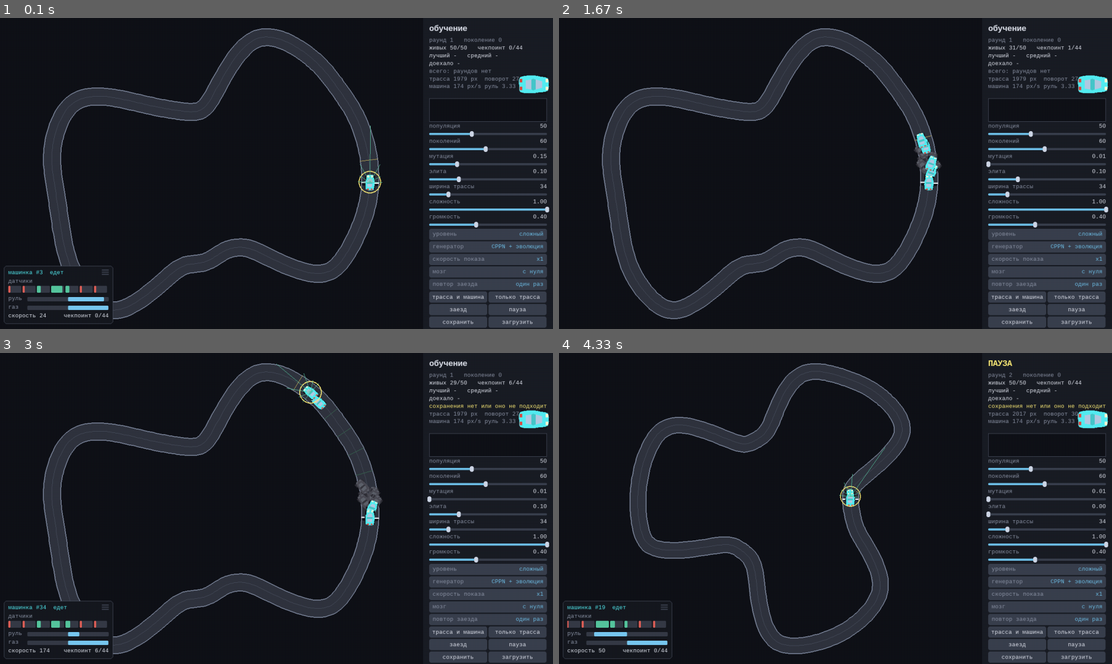
Above: before the commit, frames 1-4 (two rows, left to right).
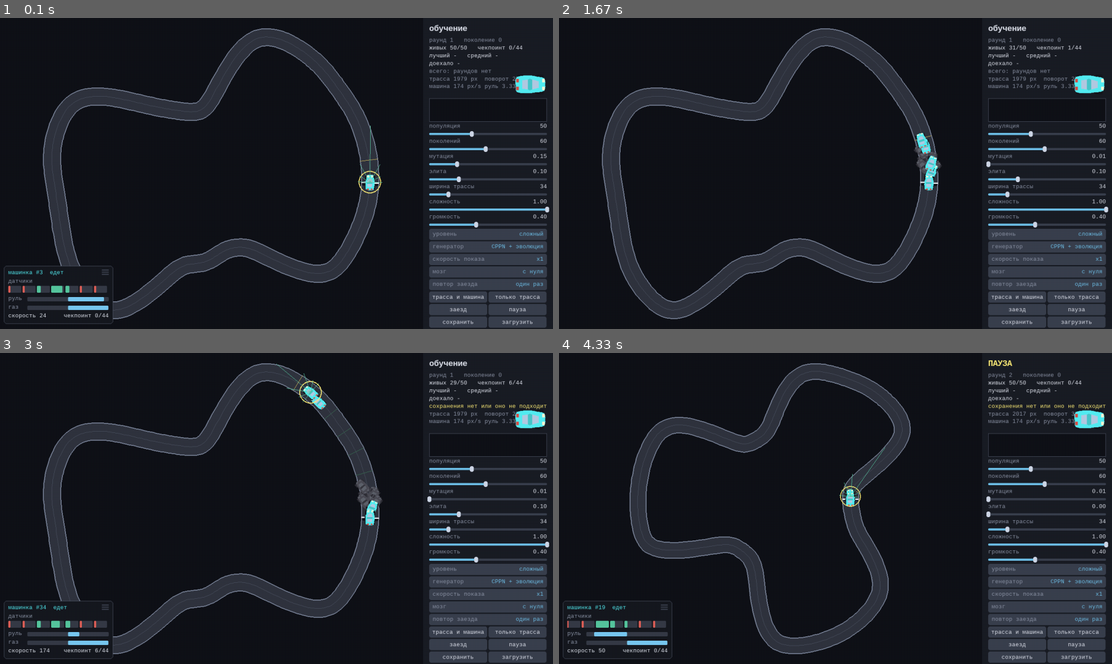
Above: after the commit, the same moments.

Repository: ALEXalesha/AiCar
Game: pygame game, started from main.py
Same seed, same stepped clock (60 frames per second), same inputs: the game is played once before the commit and once after it.
Inputs (mouse positions are in pixels of both pictures, inside the frame that each line leads up to):
- Up to frame 1 (0.1 s): no input
- Up to frame 2 (1.67 s): click (835, 173) at 0.38 s; tap Space at 0.67, 1.4 s; press the mouse at (1045, 161) at 1.03 s; move the mouse to (984, 145) at 1.13 s; release the mouse at (923, 129) at 1.27 s
- Up to frame 3 (3 s): tap Space at 1.7, 1.9 s; click "загрузить" at 2.22 s; press the mouse at (486, 570) at 2.53 s; move the mouse to (453, 524) at 2.63 s; release the mouse at (414, 480) at 2.77 s; click (331, 393) at 2.88 s
- Up to frame 4 (4.33 s): click (912, 480) at 3.22 s; press the mouse at (1045, 508) at 3.53 s; move the mouse to (973, 524) at 3.63 s; release the mouse at (896, 536) at 3.77 s; tap Space at 3.9, 4.2 s; tap T at 3.98 s

The runs differ from the first frame. In frame 1, 0.2% of the frame differs, in the area x 93-100%, y 18-25%; in frame 2, 0.2%; in frame 3, 0.2%; in frame 4, 0.2%.

Commit message:
Поле рисовалось на боковой панели
Замер покрытия показал, что весь слой отрисовки не вызывается ни одним
тестом и ни одним свойством: draw_track, draw_cars, draw_path, draw_rays,
draw_checkpoints, draw_car_badge, palette, nose_point, и в main.py
draw_field, draw_panel, draw_stats. Добавлено десять свойств для него.

Первая же находка: камера подгоняет трассу под кадр с отступом 24 px,
но размер машинки в отступ не заложен. На вытянутой трассе масштаб
доходит до 1.36, машинка длиной 37 занимает 50 px, и стоящая у внешней
стены выходит за кадр. Замер на 25 трассах: до 154 пикселей краски на
боковой панели. Игроку не видно только потому, что панель рисуется
после поля и закрашивает результат.

Исправлено обрезкой: draw_field ставит set_clip(view) на время
отрисовки. Трасса занимает столько же места, поле держится в своих
границах само, а не потому что кто-то рисует поверх.

Вторая, мелкая: значок машинки в панели стоял в 44 px от края, а
половина самой длинной машинки при масштабе 2.4 занимает 44.5 px.
Отступ поднят до 52 и вынесен в BADGE_INSET; граница посчитана из
объявленного потолка HALF_SIZE_MAX * sqrt(ASPECT_MAX), а не подобрана.

Два свойства пришлось переписать - падали из-за неверной границы, а не
из-за ошибки кода. Оба раза настоящая величина подменялась соседней,
которую легче взять: veh.width вместо контура (колёса выступают за него
на десятую), наибольшая координата вместо радиуса (поворот сохраняет
радиус, поэтому точка (9.2, 5.0) уезжает на 10.5).

Ещё три свойства оказались зелёными и пустыми, пока их не прогнали по
сломанной версии. Теперь так проверяется каждое новое.

267 тестов, 34 896 случайных проверок - чисто.

Co-Authored-By: Claude Opus 5 <noreply@anthropic.com>

Diff:
--- a/main.py
+++ b/main.py
@@ -43,6 +43,7 @@
 GEN_CPPN, GEN_MODEL = "CPPN + эволюция", "обученная модель"
 
 STATS_H = 172
+BADGE_INSET, BADGE_SCALE = 52, 2.4
 GRAPH_H = 54
 MESSAGE_FRAMES = 150
 
@@ -319,6 +320,7 @@
 
     def draw_field(self):
         self.camera.fit(self.track.lo, self.track.hi)
+        self.screen.set_clip(self.view)
 
         render.draw_track(self.screen, self.camera, self.track)
         render.draw_checkpoints(self.screen, self.camera, self.track, int(self.race.cp.max()))
@@ -332,6 +334,7 @@
             render.draw_rays(self.screen, self.camera, self.race.pos[watch["index"]],
                              self.race.angle[watch["index"]], watch["rays"] * cfg.RAY_MAX)
             render.draw_telemetry(self.screen, self.hud, self.font, self.car, watch)
+        self.screen.set_clip(None)
 
     def draw_stats(self):
         x = self.panel_rect.left + self.ui.pad
@@ -373,7 +376,8 @@
              render.TEXT_DIM, 17)
         line(f"машина {self.car.max_speed:.0f} px/s руль {self.car.max_steer:.2f}",
              render.TEXT_DIM, 17)
-        render.draw_car_badge(self.screen, self.car, (self.panel_rect.right - 44, y - 14), 2.4)
+        render.draw_car_badge(self.screen, self.car, (self.panel_rect.right - BADGE_INSET, y - 14),
+                              BADGE_SCALE)
 
     def draw_panel(self):
         pygame.draw.rect(self.screen, render.PANEL_BG, self.panel_rect)
--- a/stress.py
+++ b/stress.py
@@ -763,6 +763,235 @@
         assert np.array_equal(veh.stacked[start:end], poly)
 
 
+# ---------------------------------------------------------------- слой отрисовки
+
+def canvas(ground, w=cfg.WINDOW_W, h=cfg.WINDOW_H):
+    import pygame
+    pygame.init()
+    surf = pygame.Surface((w, h))
+    surf.fill(ground)
+    return surf
+
+
+def ink(surf, ground):
+    """Маска (ширина, высота): True там, где что-то нарисовали поверх фона."""
+    import pygame
+    return np.any(pygame.surfarray.array3d(surf) != np.array(ground), axis=2)
+
+
+def field_view():
+    import pygame
+    return pygame.Rect(0, 0, cfg.WINDOW_W - cfg.PANEL_W, cfg.WINDOW_H)
+
+
+def edge_positions(trk):
+    """Четыре точки на внешней стене, самые дальние по каждой оси."""
+    spots = []
+    for axis, sign in ((0, 1), (0, -1), (1, 1), (1, -1)):
+        k = int(np.argmax(sign * trk.center[:, axis]))
+        offset = np.zeros(2)
+        offset[axis] = sign * trk.half
+        spots.append(trk.center[k] + offset)
+    return np.array(spots)
+
+
+@check("отрисовка: поле не залезает на боковую панель", SLOW)
+def _(rng):
+    import render
+    # Через саму игру, а не через свою копию draw_field: проверять надо тот код,
+    # который выполняется, иначе пропадёт обрезка в main и никто не заметит.
+    game = the_game()
+    # Ставим машинки вплотную к правой границе поля. В настоящем заезде они туда
+    # не заедут, но проверяется не заезд, а сама защита: обрезка в draw_field.
+    # Без неё кузов пересекает границу и красит панель.
+    game.camera.fit(game.track.lo, game.track.hi)
+    edge = [game.camera.to_world((game.view.right - k, y))
+            for k in (2, 10, 20) for y in (100, game.view.centery, game.view.bottom - 100)]
+    game.race.pos[:len(edge)] = np.array(edge)
+    game.race.angle[:] = rng.uniform(-np.pi, np.pi, game.race.n)
+    game.race.alive[:] = rng.integers(0, 2, game.race.n).astype(bool)
+
+    game.screen.fill(render.BG)
+    game.draw_field()
+    assert not ink(game.screen, render.BG)[game.panel_rect.left:, :].any(), "краска на панели"
+
+
+@check("отрисовка: стены трассы помещаются в кадр", SLOW)
+def _(rng):
+    import render
+    trk, _ = small_world(rng)
+    view = field_view()
+    cam = render.Camera(view, trk.lo, trk.hi)
+    for wall in (trk.left, trk.right, trk.center):
+        pts = cam.to_screen(wall)
+        assert np.all(pts[:, 0] >= view.left) and np.all(pts[:, 0] <= view.right)
+        assert np.all(pts[:, 1] >= view.top) and np.all(pts[:, 1] <= view.bottom)
+
+
+@check("отрисовка: короткий путь не рисуется и не падает")
+def _(rng):
+    import render
+    view = field_view()
+    cam = render.Camera(view, np.array([-100.0, -100.0]), np.array([100.0, 100.0]))
+    surf = canvas(render.BG)
+    for points in ([], [[0.0, 0.0]], np.zeros((1, 2))):
+        render.draw_path(surf, cam, points, render.TEXT)
+    assert not ink(surf, render.BG).any(), "из одной точки нарисовалась линия"
+
+
+@check("отрисовка: путь из двух точек виден")
+def _(rng):
+    import render
+    view = field_view()
+    cam = render.Camera(view, np.array([-100.0, -100.0]), np.array([100.0, 100.0]))
+    surf = canvas(render.BG)
+    a, b = rng.uniform(-90.0, 90.0, (2, 2))
+    render.draw_path(surf, cam, np.stack([a, b]), render.TEXT)
+    if np.linalg.norm(a - b) * cam.scale >= 2.0:
+        assert ink(surf, render.BG).any(), "линия не нарисовалась"
+
+
+@check("палитра: цвета корректны, разбитая отличается от целой")
+def _(rng):
+    import render
+    veh = car.random_car(rng)
+    live, dead = render.palette(veh, False), render.palette(veh, True)
+    assert set(live) == set(dead) == set(veh.kinds) | set(live)
+    for colours in (live, dead):
+        for kind, colour in colours.items():
+            assert len(colour) == 3, kind
+            assert all(0 <= c <= 255 for c in colour), (kind, colour)
+    assert live != dead
+    assert live["body"] == tuple(veh.color) or list(live["body"]) == list(veh.color)
+
+
+@check("отрисовка: нос машинки впереди центра и внутри габарита")
+def _(rng):
+    import render
+    veh = car.random_car(rng)
+    nose = render.nose_point(veh)
+    finite(nose)
+    assert nose[0] > 0.0, "нос не впереди"
+    assert nose[0] <= veh.shape[:, 0].max() + 1e-9
+    assert abs(nose[1]) <= veh.width * 0.5 + 1e-9
+
+
+@check("отрисовка: значок машинки помещается в отведённое место")
+def _(rng):
+    import render
+    veh = car.random_car(rng)
+    scale = float(rng.uniform(1.5, 3.0))
+    at = (240, 120)
+    surf = canvas(render.PANEL_BG, 480, 240)
+    render.draw_car_badge(surf, veh, at, scale, float(rng.uniform(-np.pi, np.pi)))
+    mask = ink(surf, render.PANEL_BG)
+    assert mask.any(), "значок не нарисовался"
+    xs = np.argwhere(mask.any(axis=1)).ravel()
+    ys = np.argwhere(mask.any(axis=0)).ravel()
+    # Граница - наибольший радиус точки контура, а не наибольшая координата:
+    # поворот сохраняет радиус, поэтому угловая точка (9.2, 5.0) может уехать
+    # по одной оси на 10.5. И не veh.width - колёса выступают за него на десятую.
+    reach = float(np.linalg.norm(veh.stacked, axis=1).max()) * scale + 2.0
+    assert at[0] - reach <= xs.min() and xs.max() <= at[0] + reach
+    assert at[1] - reach <= ys.min() and ys.max() <= at[1] + reach
+
+
+GAME = None
+
+
+def the_game():
+    """Одна игра на весь прогон: сборка стоит секунды, а нам нужна только раскладка."""
+    global GAME
+    if GAME is None:
+        os.environ.setdefault("SDL_AUDIODRIVER", "dummy")
+        import main
+        GAME = main.Game(seed=0)
+    return GAME
+
+
+def shuffle_panel(game, rng):
+    """Подставить в панель случайные, в том числе непомерные, значения."""
+    import main
+    import train
+
+    game.rounds = int(rng.integers(0, 1000000))
+    game.gen = int(rng.integers(0, 100000))
+    game.paused = bool(rng.integers(0, 2))
+    game.state = str(rng.choice([main.TRAINING, main.SHOWCASE, main.DONE]))
+    game.totals = dict(stats.EMPTY, rounds=int(rng.integers(0, 1000000)),
+                       finished=int(rng.integers(0, 1000000)),
+                       best_time=float(rng.uniform(0.0, 100000.0)))
+    if rng.integers(0, 2):
+        game.history = [train.GenStats(gen=int(rng.integers(0, 100000)),
+                                       best=float(rng.uniform(0.0, 1e7)),
+                                       mean=float(rng.uniform(0.0, 1e7)),
+                                       alive=int(rng.integers(0, 200)),
+                                       finished=int(rng.integers(0, 200)),
+                                       best_cp=int(rng.integers(0, 200)),
+                                       steps=int(rng.integers(0, 100000)),
+                                       best_time=float(rng.uniform(0.0, 100000.0)))]
+    else:
+        game.history = []
+    game.message_left = int(rng.integers(0, 2)) * 10
+    game.message = "".join(rng.choice(list("абвгдеж жзийклмн 0123456789"),
+                                      int(rng.integers(0, 120))))
+
+
+@check("панель: статистика не выходит за панель и не задевает виджеты")
+def _(rng):
+    import render
+    game = the_game()
+    shuffle_panel(game, rng)
+
+    game.screen.fill(render.BG)
+    game.draw_stats()
+    mask = ink(game.screen, render.BG)
+    assert mask.any(), "статистика не нарисовалась"
+
+    xs = np.argwhere(mask.any(axis=1)).ravel()
+    ys = np.argwhere(mask.any(axis=0)).ravel()
+    # Вправо пиксели не проверяем: панель прижата к правому краю окна, поэтому
+    # переполнение обрезается самой поверхностью и в маске его не видно. Ширину
+    # текста стерегут свойства про fit_text, вылет значка - свойство ниже.
+    panel = game.panel_rect
+    assert panel.left <= xs.min(), f"вылезла влево: {xs.min()}"
+    assert panel.top <= ys.min(), f"вылезла вверх: {ys.min()}"
+
+    top_widget = min(w.rect.top for w in game.ui.widgets.values())
+    assert ys.max() < top_widget, f"налезла на виджеты: низ {ys.max()}, виджет с {top_widget}"
+
+
+@check("панель: значок машинки не упирается в край окна")
+def _(rng):
+    import main
+    # Считаем, а не смотрим на пиксели: за краем окна их просто нет.
+    # И не по случайной машинке, а по объявленному потолку размеров - до края
+    # достаёт примерно каждая сотая, случайная выборка ловила бы поломку изредка.
+    longest = car.HALF_SIZE_MAX * np.sqrt(car.ASPECT_MAX)
+    right = cfg.WINDOW_W - main.BADGE_INSET + longest * main.BADGE_SCALE
+    assert right < cfg.WINDOW_W, f"значок доходит до {right:.1f} при окне {cfg.WINDOW_W}"
+    # и заодно: настоящая машинка не длиннее объявленного потолка
+    veh = car.random_car(rng)
+    assert float(np.abs(veh.stacked[:, 0]).max()) <= longest + 1e-9
+
+
+@check("панель: виджеты не выходят за панель")
+def _(rng):
+    import render
+    game = the_game()
+    shuffle_panel(game, rng)
+
+    game.screen.fill(render.BG)
+    game.ui.widgets["graph"].draw(game.screen, game.history)
+    game.ui.draw(game.screen)
+    mask = ink(game.screen, render.BG)
+    xs = np.argwhere(mask.any(axis=1)).ravel()
+    ys = np.argwhere(mask.any(axis=0)).ravel()
+    panel = game.panel_rect
+    assert panel.left <= xs.min() and xs.max() < panel.right
+    assert panel.top <= ys.min() and ys.max() < panel.bottom
+
+
 # ---------------------------------------------------------------- прочее
 
 @check("трасса: сложность монотонно ослабляет требование к радиусу")
--- a/tests/test_game.py
+++ b/tests/test_game.py
@@ -149,3 +149,30 @@
     bar = g.ui.widgets["width"]
     for _, width, _ in main.LEVELS:
         assert bar.lo <= width <= bar.hi
+
+
+def field_ink_on_the_panel(g):
+    g.camera.fit(g.track.lo, g.track.hi)
+    edge = [g.camera.to_world((g.view.right - k, y)) for k in (2, 12) for y in (120, 600)]
+    g.race.pos[:len(edge)] = np.array(edge)
+    g.screen.fill(main.render.BG)
+    g.draw_field()
+    surface = pygame.surfarray.array3d(g.screen)
+    return np.any(surface != np.array(main.render.BG), axis=2)[g.panel_rect.left:, :]
+
+
+def test_the_field_never_paints_on_the_side_panel():
+    assert not field_ink_on_the_panel(fresh()).any()
+
+
+def test_without_the_clip_the_field_would_reach_the_panel():
+    """Показывает, что предыдущий тест не проходит сам собой."""
+    g = fresh()
+    g.camera.fit(g.track.lo, g.track.hi)
+    edge = [g.camera.to_world((g.view.right - k, y)) for k in (2, 12) for y in (120, 600)]
+    g.race.pos[:len(edge)] = np.array(edge)
+    g.screen.fill(main.render.BG)
+    main.render.draw_cars(g.screen, g.camera, g.race, g.car, None)
+    surface = pygame.surfarray.array3d(g.screen)
+    spill = np.any(surface != np.array(main.render.BG), axis=2)[g.panel_rect.left:, :]
+    assert spill.any()
--- a/tests/test_render.py
+++ b/tests/test_render.py
@@ -150,3 +150,13 @@
 def test_the_checkpoint_does_not_move_when_the_speed_changes():
     edges = {bottom_line_right_edge(speed) for speed in (0.0, 208.0, 99999.0)}
     assert len(edges) == 1
+
+
+def test_the_car_badge_fits_beside_the_panel_text():
+    import car
+    import config as cfg
+    import main
+
+    longest = car.HALF_SIZE_MAX * np.sqrt(car.ASPECT_MAX)
+    right = cfg.WINDOW_W - main.BADGE_INSET + longest * main.BADGE_SCALE
+    assert right < cfg.WINDOW_W
Not shown, changed: README.md
Not shown, changed: docs/bug-hunt.md
Not shown, changed: docs/modules/main.md
Not shown, changed: docs/modules/render.md
Not shown, changed: docs/modules/stress.md
